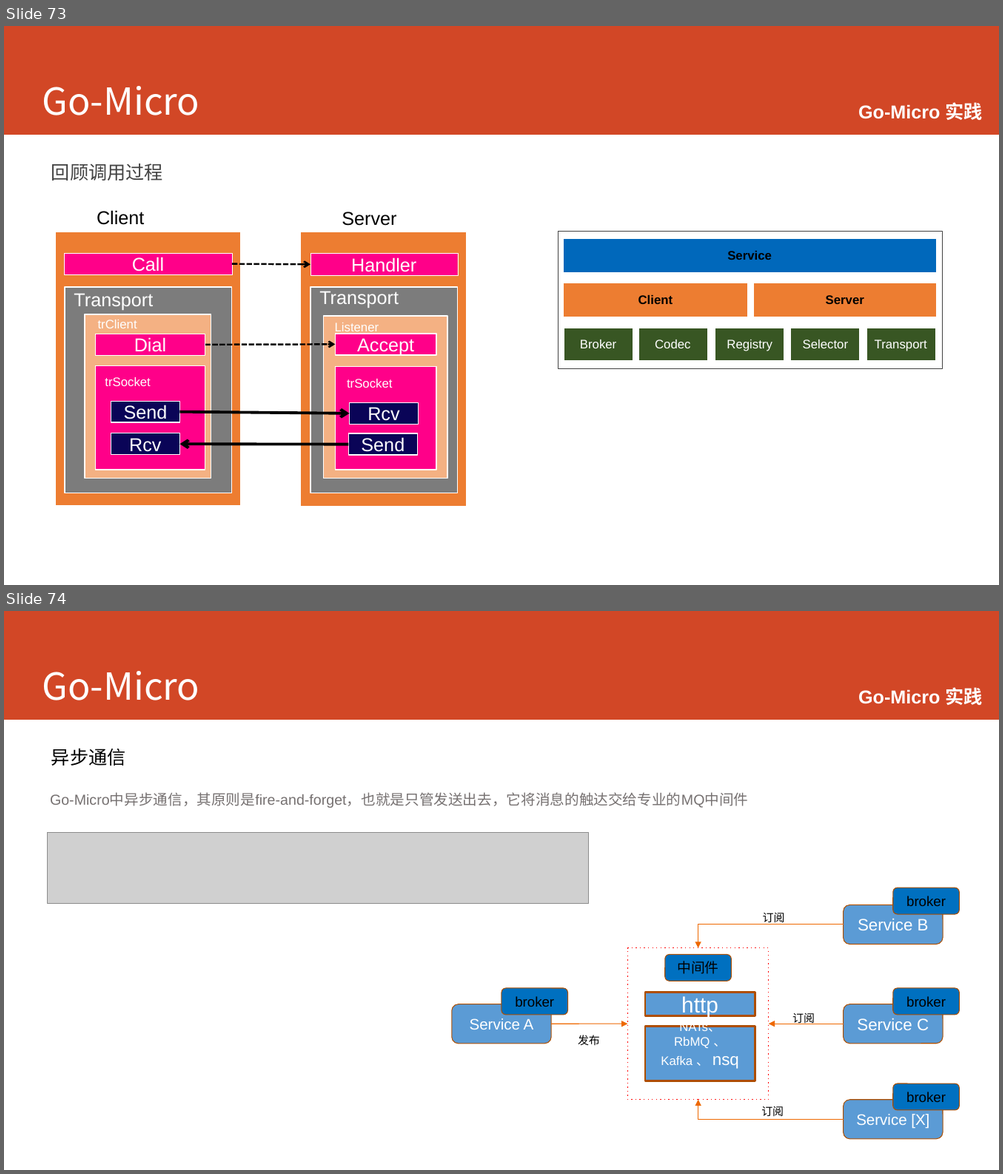
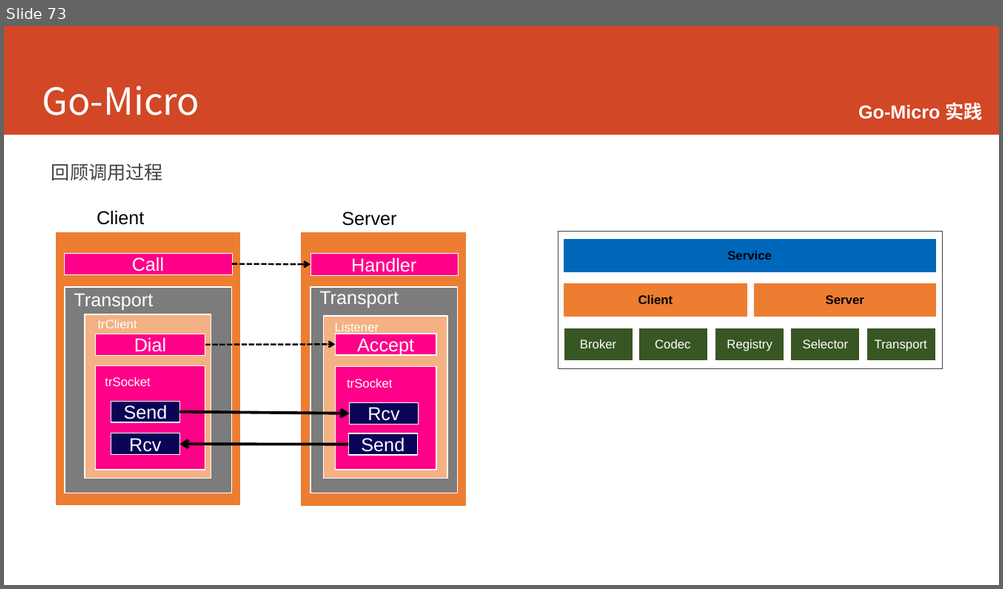
Before and after one commit to printfcoder/printfcoder, a slide deck: course/for-emc/course-for-emc.pptx. Shown one above the other, each under a label of ours: slides 73 and 74 before the commit, slide 73 after it. The pictures are 1003x1174 and 1003x589 pixels, drawn with LibreOffice and Linux fonts; fonts in the diff are those of the drawing; grey boxes stand for pictures; background and template pictures are left out. Boxes give left, top, right and bottom in pixels: in the first picture for what was removed or moved away, otherwise in the second. Text is boxed around its words. In the diff, an @@ line names an element or a change of style, - is before the commit and + after.

```diff
--- a/course/for-emc/course-for-emc.pptx
+++ b/course/for-emc/course-for-emc.pptx
@@ slide 74 removed at (4,611,999,1170), background #FFFFFF; not listed: 1 template element that a slide beside it also shows @@
@@ title removed at (42,671,199,701) @@
-Go-Micro
@@ text removed at (858,687,982,705) @@
-  Go-Micro 实践
@@ text removed at (51,748,126,766) @@
-异步通信
@@ text removed at (50,794,748,808) @@
-Go-Micro中异步通信，其原则是fire-and-forget，也就是只管发送出去，它将消息的触达交给专业的MQ中间件
@@ picture removed at (47,832,588,904) @@
@@ rounded rectangle removed at (893,888,959,914) @@
-broker
@@ text removed at (762,913,785,925) @@
-订阅
@@ rounded rectangle removed at (843,905,942,945) @@
-Service B
@@ elbow arrow removed from (843, 925) to (698, 948) @@
@@ rectangle removed at (628,948,768,1099) @@
@@ rounded rectangle removed at (665,955,731,982) @@
-中间件
@@ rounded rectangle removed at (452,1004,551,1044) @@
-Service A
@@ rounded rectangle removed at (502,988,568,1015) @@
-broker
@@ rectangle removed at (645,993,754,1017) @@
-http
@@ rounded rectangle removed at (843,1004,942,1044) @@
-Service C
@@ rounded rectangle removed at (893,988,959,1015) @@
-broker
@@ arrow removed from (551, 1025) to (628, 1025) @@
@@ rectangle removed at (645,1027,754,1081) @@
-NATs、RbMQ 、Kafka 、 nsq …
@@ arrow removed from (843, 1025) to (768, 1025) @@
@@ text removed at (792,1013,814,1025) @@
-订阅
@@ text removed at (578,1035,600,1045) @@
-发布
@@ rounded rectangle removed at (893,1084,959,1111) @@
-broker
@@ elbow arrow removed from (843, 1120) to (698, 1100) @@
@@ text removed at (761,1106,783,1120) @@
-订阅
@@ rounded rectangle removed at (843,1100,942,1140) @@
-Service [X]
```
Also in this commit, not shown: 2 slides changed, 11 other files.
